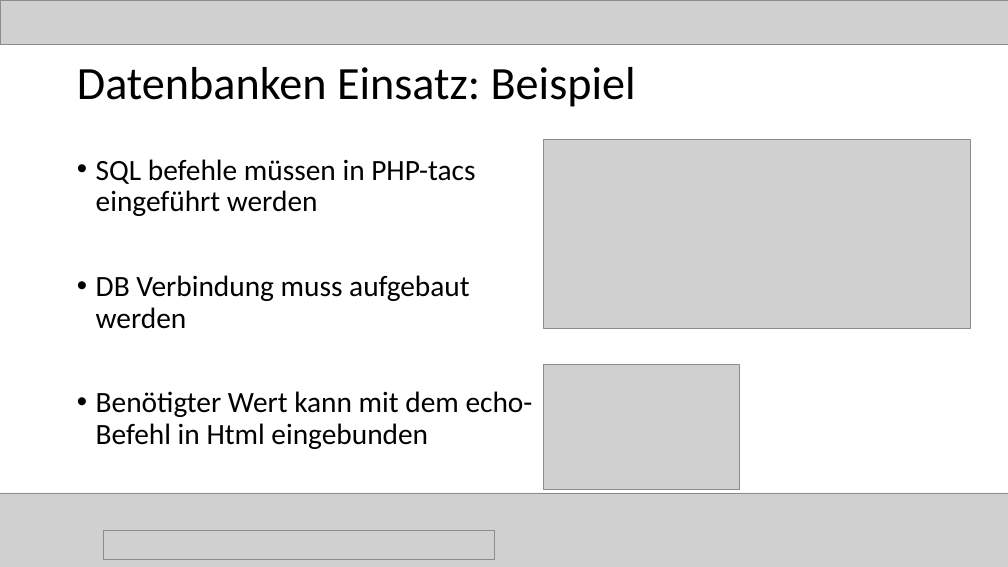
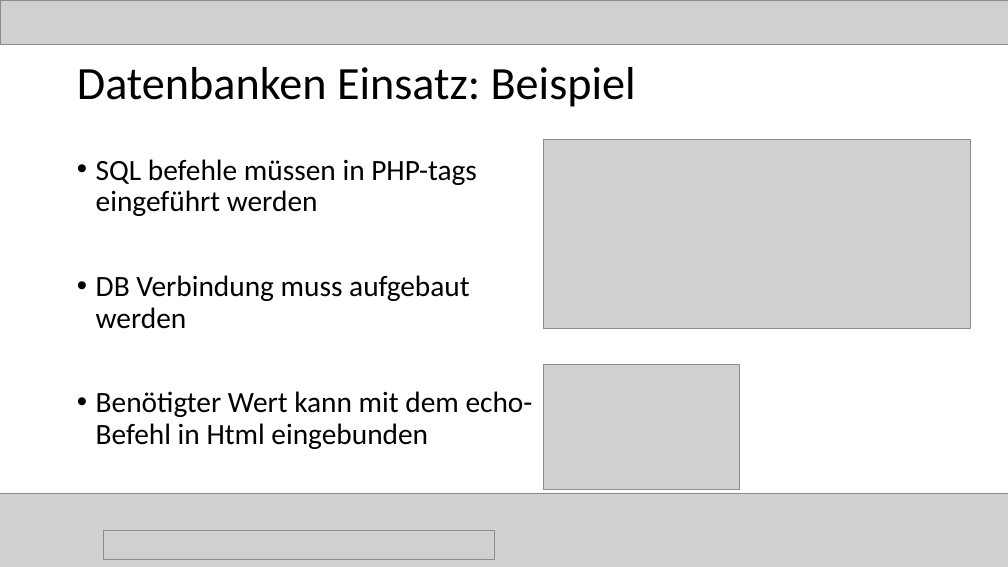
Before and after one commit to magharmi/StudentenFuerStudenten, a slide deck: slide 15 of Power Point/final.pptx. Drawn at 1008x567 pixels with LibreOffice and Linux fonts; fonts in the diff are those of the drawing; grey boxes stand for pictures. Boxes give left, top, right and bottom in pixels: in the first picture for what was removed or moved away, otherwise in the second. Text is boxed around its words. In the diff, an @@ line names an element or a change of style, - is before the commit and + after.

```diff
--- a/Power Point/final.pptx
+++ b/Power Point/final.pptx
@@ text at (x1=96, y1=159, x2=477, y2=216): text changed @@
-• SQL befehle müssen in PHP-tacs eingeführt werden
+• SQL befehle müssen in PHP-tags eingeführt werden
```
Also in this commit, not shown: 8 other slides changed.
